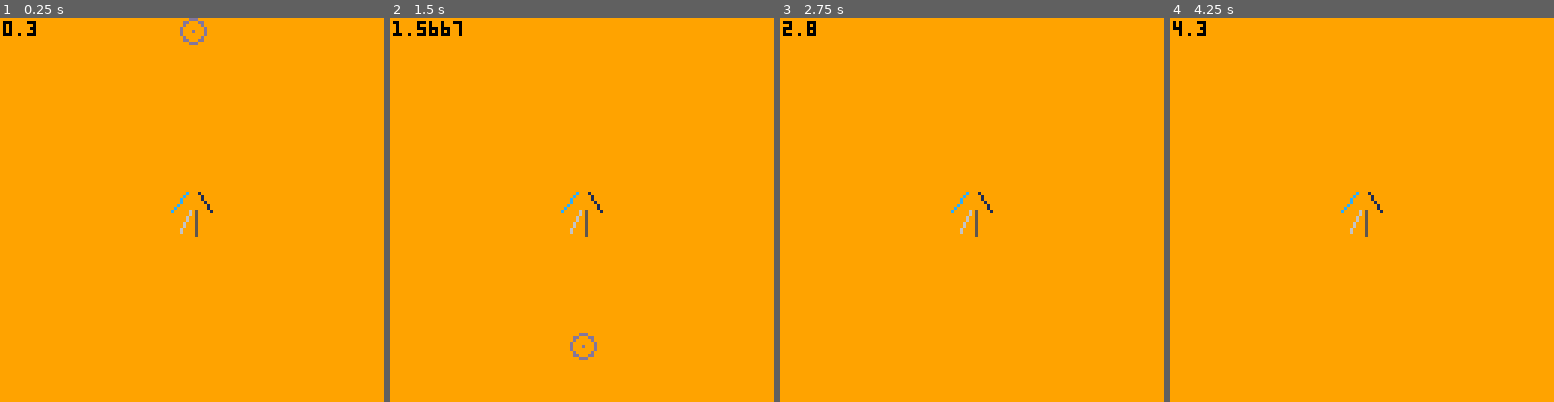
Above: before the commit, frames 1-4 (left to right).
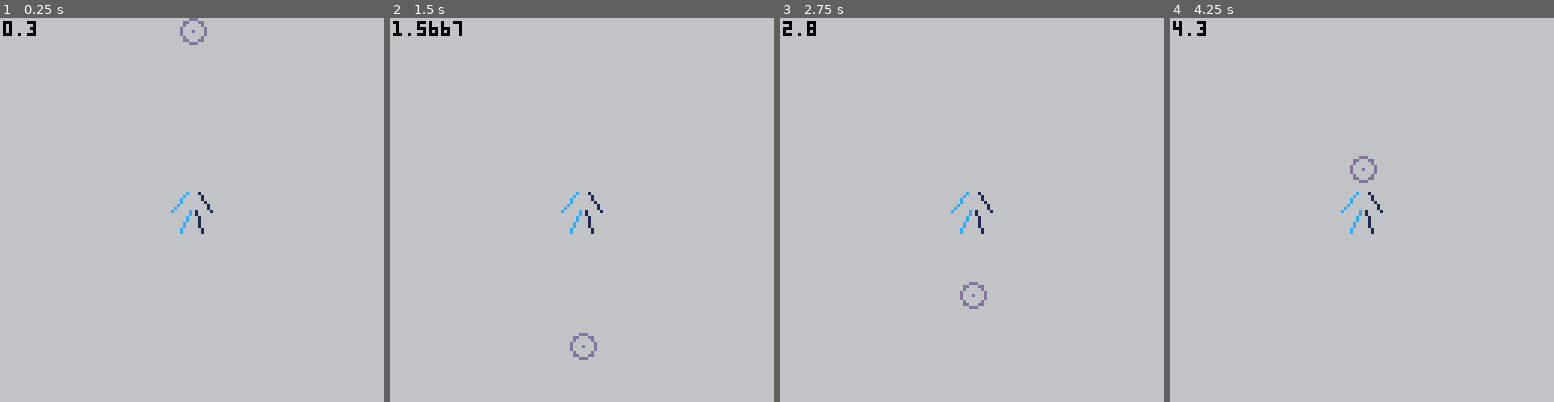
Above: after the commit, the same moments.

Repository: mysterycommand/train-jam-2019-pico-8
Game: PICO-8 cartridge carts/test.p8
The game is run twice, just before and just after one commit, with the same random seed, the same clock (stepped at 60 frames per second) and the same inputs.
Inputs:
- Up to frame 1 (0.25 s): no input
- Up to frame 2 (1.5 s): no input
- Up to frame 3 (2.75 s): no input
- Up to frame 4 (4.25 s): no input

The runs differ from the first frame. In frame 1, 100% of the frame differs, in the area x 0-100%, y 0-100%; in frame 2, 99%; in frame 3, 100%; in frame 4, 100%.

Commit message:
spike: velocity is cool

Diff:
--- a/carts/test.p8
+++ b/carts/test.p8
@@ -15,12 +15,14 @@
 end
 
 function _draw()
-  cls(orange)
+  cls(light_gray)
   print(time(),1,1,black)
 
-  bone(65, 64, 8, 0.75, dark_gray)
-  bone(63, 64, 8, 0.70, light_gray)
+  -- legs
+  bone(65, 64, 8, 0.80, dark_blue)
+  bone(63, 64, 8, 0.70, blue)
 
+  -- arms
   bone(66, 58, 8, 0.85, dark_blue)
   bone(62, 58, 8, 0.65, blue)
 
@@ -53,8 +55,14 @@
   local prevVel = sub(p.currPos, p.prevPos)
   local currVel = add(prevVel, gravity)
   local nextPos = add(p.currPos, currVel)
+
   p.prevPos = p.currPos
   p.currPos = nextPos
+
+  if p.currPos.y > 127 then
+    p.currPos.y = 0
+    p.prevPos.y = -currVel.y
+  end
 end
 
 function draw(p)
Not shown, changed: config.txt
Not shown, changed: log.txt
